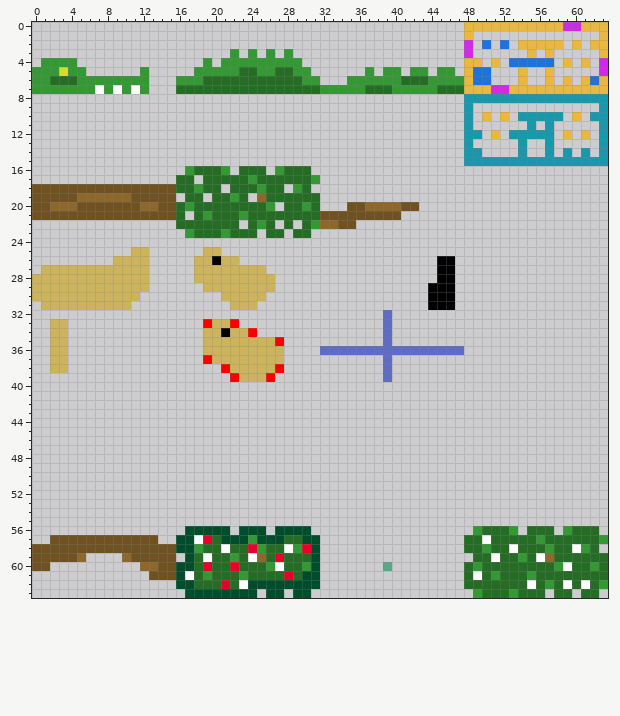
Edited in one commit: pixel-art sprite (Assets/Resources/Textures/textureatlas.png). Above, as it was before the edit.
The file is 64x64 pixels. Colours within 5 levels of each other are drawn and written as one.
The result:
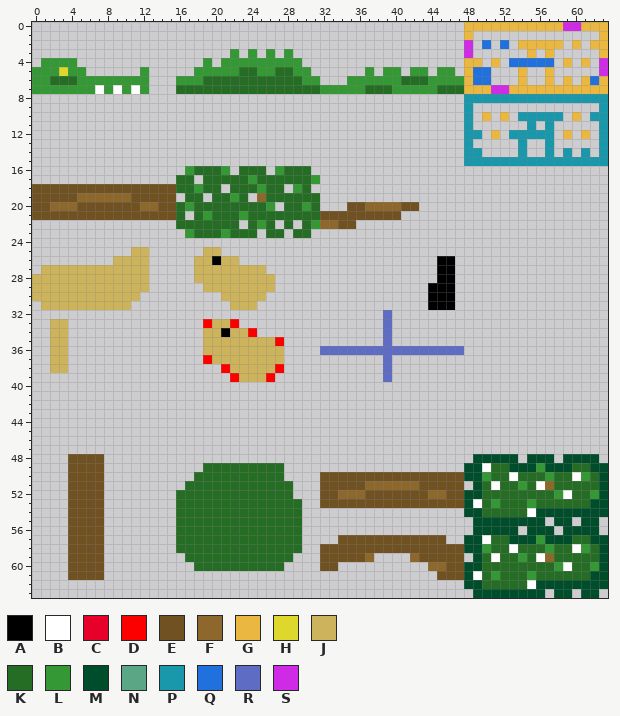
Palette (. is transparent): A #000000  B #ffffff  C #e70029  D #fc0000  E #6f5122  F #8d672b  G #eab841  H #ded82c  J #cdb45c  K #256c25  L #349834  M #004d2b  N #5ba685  P #1998ab  Q #2071de  R #5e6cc4  S #cf2be7
Log entry: Update texture atlas
What changed:
Changed rows in their new state; - is an unchanged pixel.
first column x 0:
48 ----EEEE-----------------------------------------MMMMM-MMM-MMMM-
49 ----EEEE-----------KKKKKKKKK--------------------MMBKKMMMLMMMKKMM
50 ----EEEE----------KKKKKKKKKK----EEEEEEEEEEEEEEEEMMLKKBKKKLKKBLKM
51 ----EEEE---------KKKKKKKKKKKK---EEEEEFFFFFFEEEEE-MKBKKLKBFKKKKKM
52 ----EEEE--------KKKKKKKKKKKKK---EEFFFEEEEEEEFFEEMMKKKKKKKKLBKKLM
53 ----EEEE--------KKKKKKKKKKKKKK--EEEEEEEEEEEEEEEEMBKLKKKLKKKKKKMM
54 ----EEEE--------KKKKKKKKKKKKKK------------------MMKKKKKBMMMMMMMM
55 ----EEEE--------KKKKKKKKKKKKKK-------------------MMMMMMMM-MM-MM-
56 ----EEEE--------KKKKKKKKKKKKKK.------------------MMMMM-MMM-MMMM-
57 --..----......--KKKK-KKKKKKK--..--EEEEEEEEEEEE--MM---MMM-MMM--MM
58 ....----........KKK--K--KK--KK..EEEEEEEEEEEEEEEEMM-------------M
59 ....-EEE--......-K-K--K-KK-K-...EEEEEF----FEEEEE-M-------------M
60 ..--EEEE----......-K--K---KK....EE-----.----FFEEMM-------------M
61 ----EEEE-----...................-------------EEEM-------------MM
62 ----------------................----------------MM------MMMMMMMM
63 -----------------........-..-..------------------MMMMMMMM-MM-MM-
